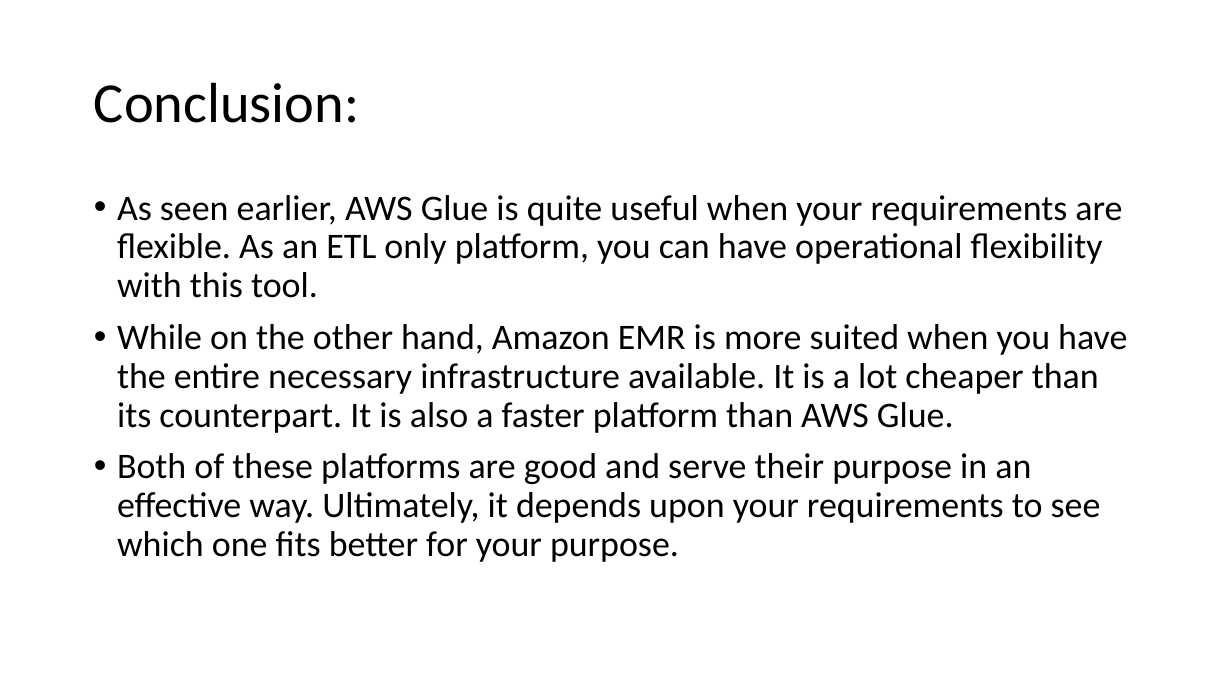
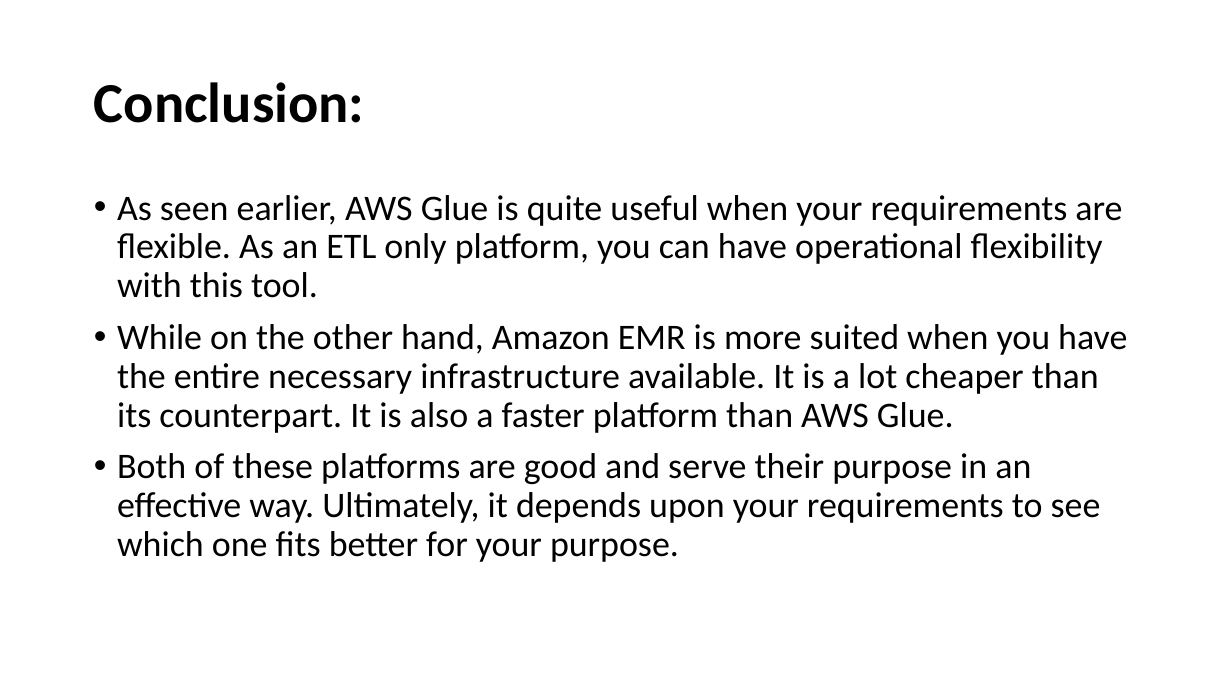
Before and after one commit to AfifNahas/v0.1, a slide deck: slide 5 of Report-1.pptx. Drawn at 1232x693 pixels with LibreOffice and Linux fonts; fonts in the diff are those of the drawing. Boxes give left, top, right and bottom in pixels: in the first picture for what was removed or moved away, otherwise in the second. Text is boxed around its words. In the diff, an @@ line names an element or a change of style, - is before the commit and + after.

```diff
--- a/Report-1.pptx
+++ b/Report-1.pptx
@@ title "Conclusion:" at [94, 82, 365, 123]: bold on @@
```
Also in this commit, not shown: 5 other slides changed, 1 other file.
